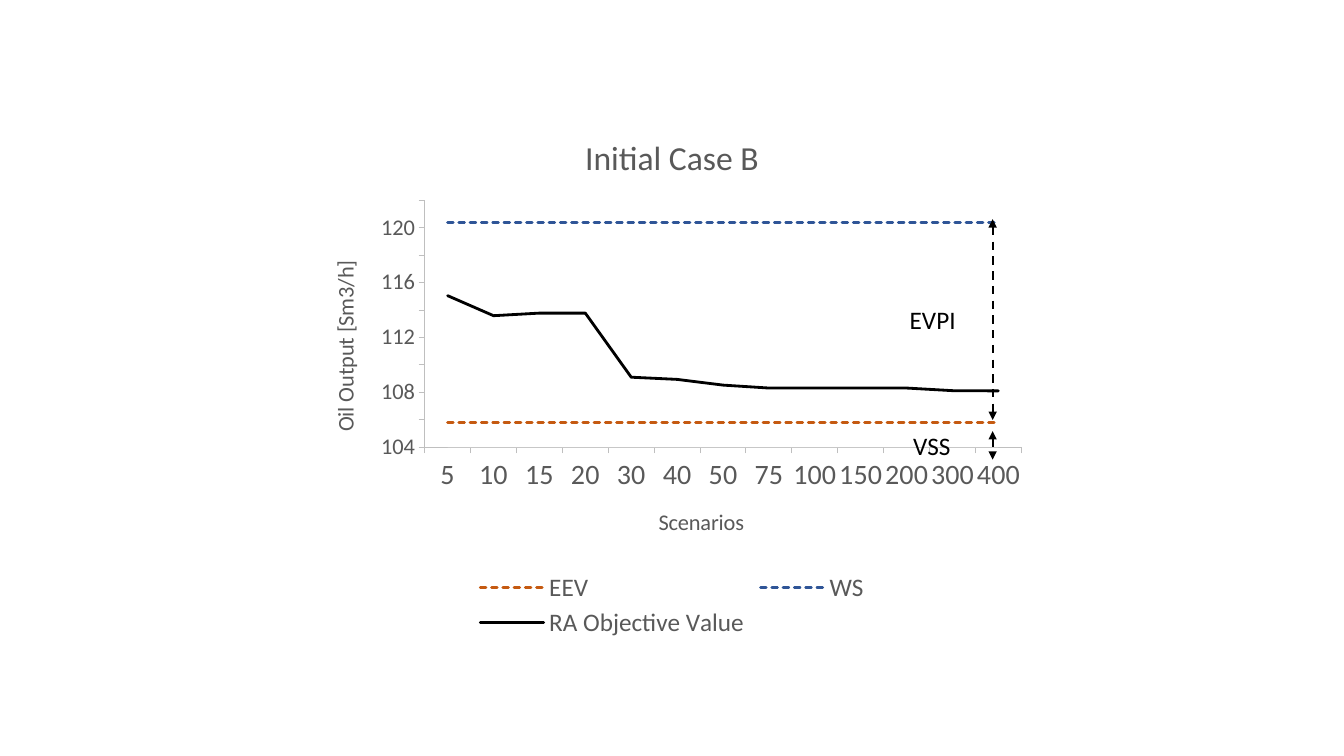
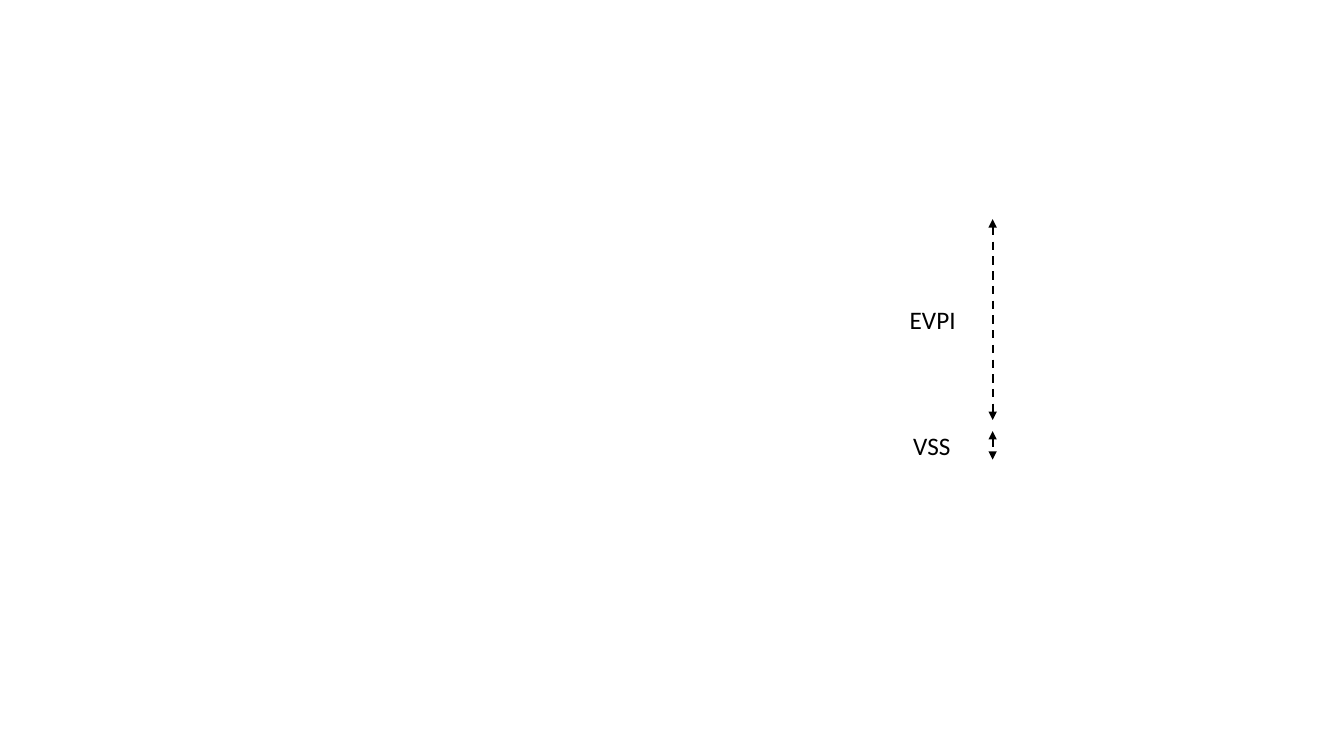
Before and after one commit to bendiw/OilOpt, a slide deck: slide 3 of results/robust_recourse_iterative/Main workbooks/Results Comparison Plots.pptx. Drawn at 1344x756 pixels with LibreOffice and Linux fonts; fonts in the diff are those of the drawing. Boxes give left, top, right and bottom in pixels: in the first picture for what was removed or moved away, otherwise in the second. Text is boxed around its words. In the diff, an @@ line names an element or a change of style, - is before the commit and + after.

Commit message:
ad

```diff
--- a/results/robust_recourse_iterative/Main workbooks/Results Comparison Plots.pptx
+++ b/results/robust_recourse_iterative/Main workbooks/Results Comparison Plots.pptx
@@ area chart removed at (309, 113, 1036, 643) @@
-title "Initial Case B "
-categories: 5, 10, 15, 20, 30, 40, 50, 75, 100, 150, 200, 300, 400
-Series 1: 105.8, 105.8, 105.8, 105.8, 105.8, 105.8, 105.8, 105.8, 105.8, 105.8, 105.8, 105.8, 105.8
-EEV: 105.8, 105.8, 105.8, 105.8, 105.8, 105.8, 105.8, 105.8, 105.8, 105.8, 105.8, 105.8, 105.8
-WS: 120.4, 120.4, 120.4, 120.4, 120.4, 120.4, 120.4, 120.4, 120.4, 120.4, 120.4, 120.4, 120.4
-RA Objective Value: 115, 113.6, 113.8, 113.8, 109.1, 108.9, 108.5, 108.3, 108.3, 108.3, 108.3, 108.1, 108.1
```
Also in this commit, not shown: 2 other slides changed.
